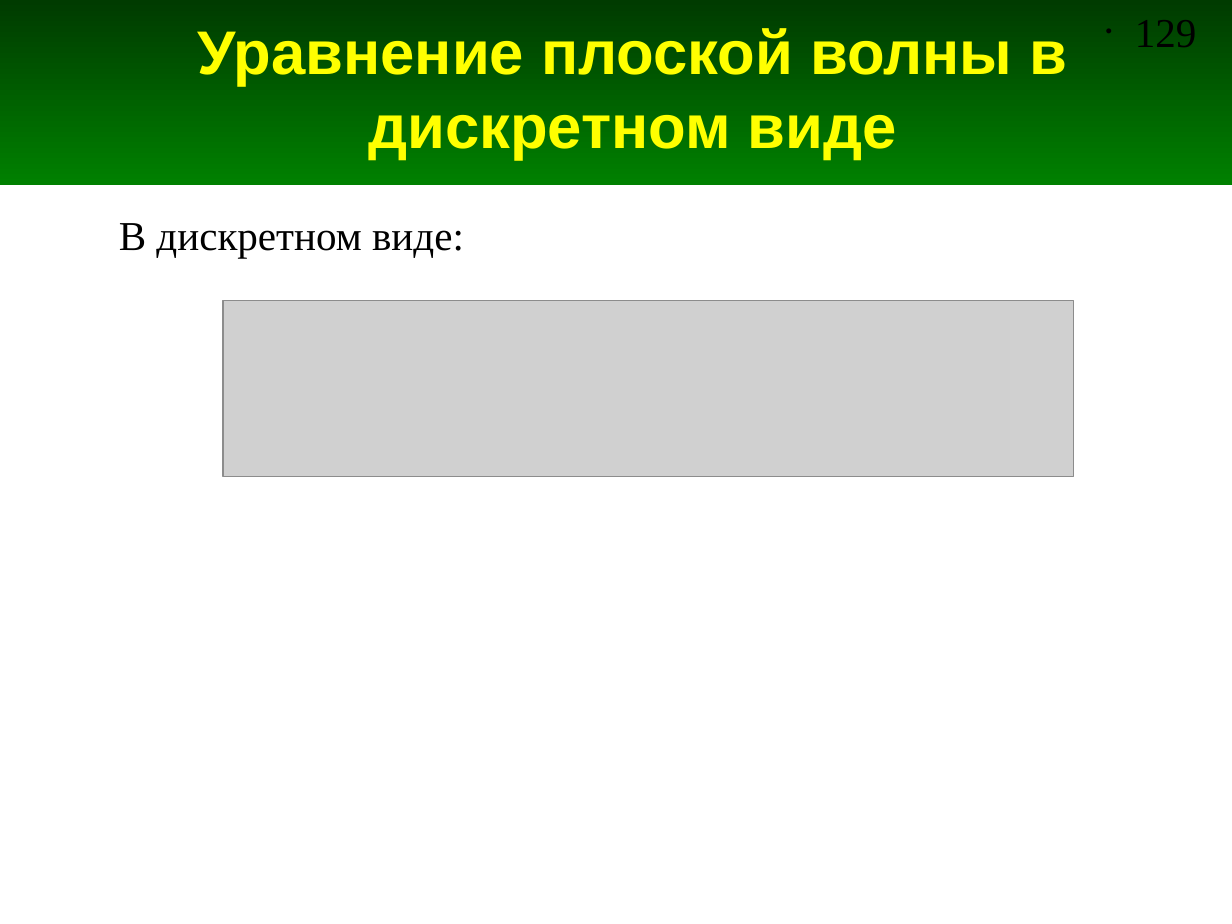
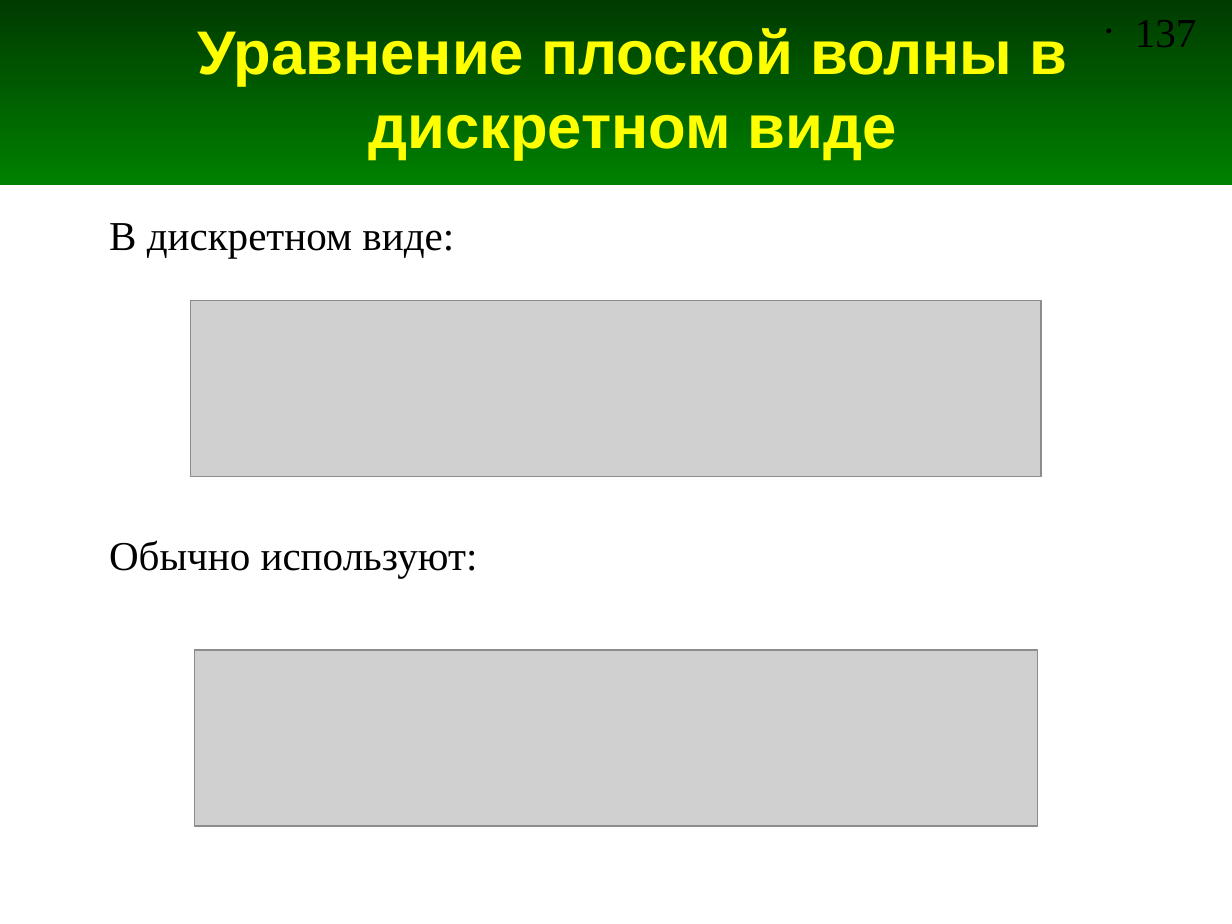
Before and after one commit to andris0147sv/modelling, a slide deck: slide 137 of presentations/2. FDTD.odp (slide 129 before the commit). Drawn at 1232x924 pixels with LibreOffice and Linux fonts; fonts in the diff are those of the drawing; grey boxes stand for pictures. Boxes give left, top, right and bottom in pixels: in the first picture for what was removed or moved away, otherwise in the second. Text is boxed around its words. In the diff, an @@ line names an element or a change of style, - is before the commit and + after.

```diff
--- a/presentations/2. FDTD.odp
+++ b/presentations/2. FDTD.odp
@@ page number at (x1=1135, y1=20, x2=1197, y2=47): text changed @@
-• 129
+• 137
@@ text "В дискретном виде:" moved from (x1=119, y1=223, x2=464, y2=258) to (x1=109, y1=223, x2=454, y2=258) @@
@@ picture moved from (x1=223, y1=301, x2=1073, y2=477) to (x1=191, y1=301, x2=1041, y2=477) @@
@@ text added at (x1=109, y1=540, x2=478, y2=578), 24 pt, text #000000 @@
+Обычно используют:
@@ picture added at (x1=195, y1=650, x2=1037, y2=827) @@
```
Also in this commit, not shown: 10 other slides changed.
